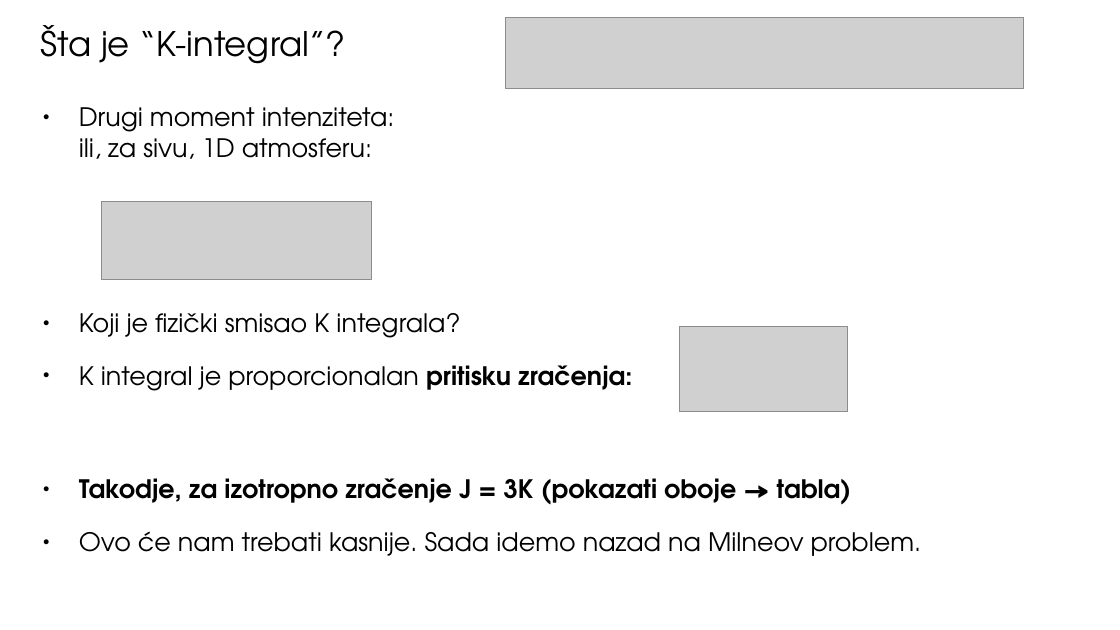
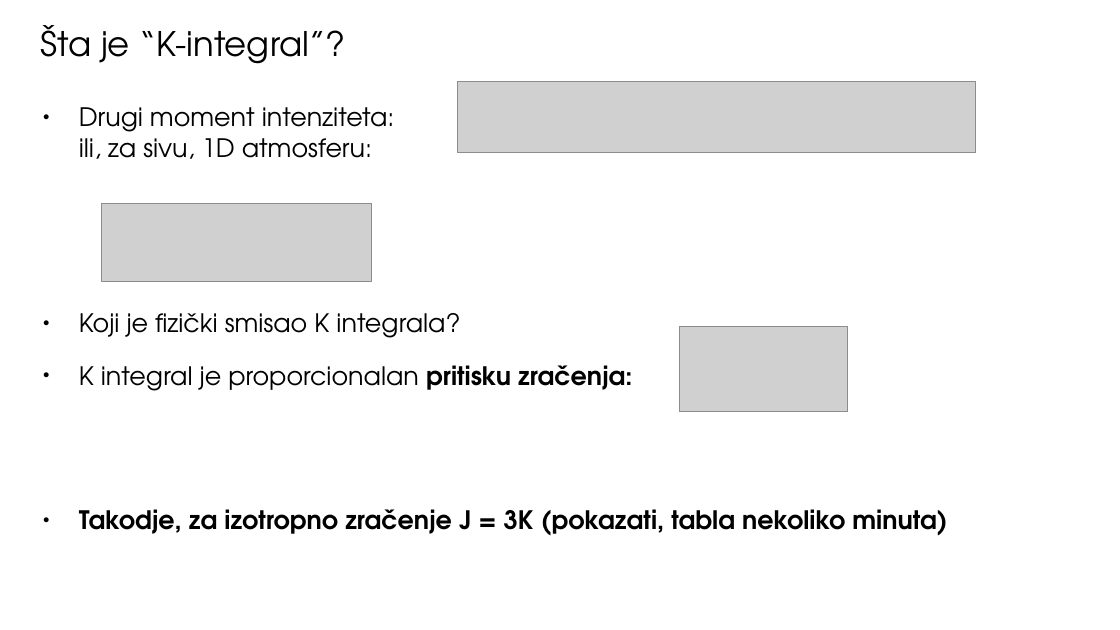
Before and after one commit to ivanzmilic/TZS_matf, a slide deck: slide 21 of Predavanja/Predavanje_06_Atmosfere_u_RZ.odp (slide 5 before the commit). Drawn at 1120x630 pixels with LibreOffice and Linux fonts; fonts in the diff are those of the drawing; grey boxes stand for pictures. Boxes give left, top, right and bottom in pixels: in the first picture for what was removed or moved away, otherwise in the second. Text is boxed around its words. In the diff, an @@ line names an element or a change of style, - is before the commit and + after.

```diff
--- a/Predavanja/Predavanje_06_Atmosfere_u_RZ.odp
+++ b/Predavanja/Predavanje_06_Atmosfere_u_RZ.odp
@@ picture: place and size @@
-picture at bbox=[505, 17, 1023, 88]
+picture at bbox=[457, 81, 976, 152]
@@ text at bbox=[79, 509, 947, 535]: text changed; bold on @@
-● Takodje, za izotropno zračenje J = 3K (pokazati oboje → tabla)
-● Ovo će nam trebati kasnije. Sada idemo nazad na Milneov problem.
+● Takodje, za izotropno zračenje J = 3K (pokazati, tabla nekoliko minuta)
```
Also in this commit, not shown: 3 other slides changed, 20 slides added, 23 slides removed, 21 other files.
